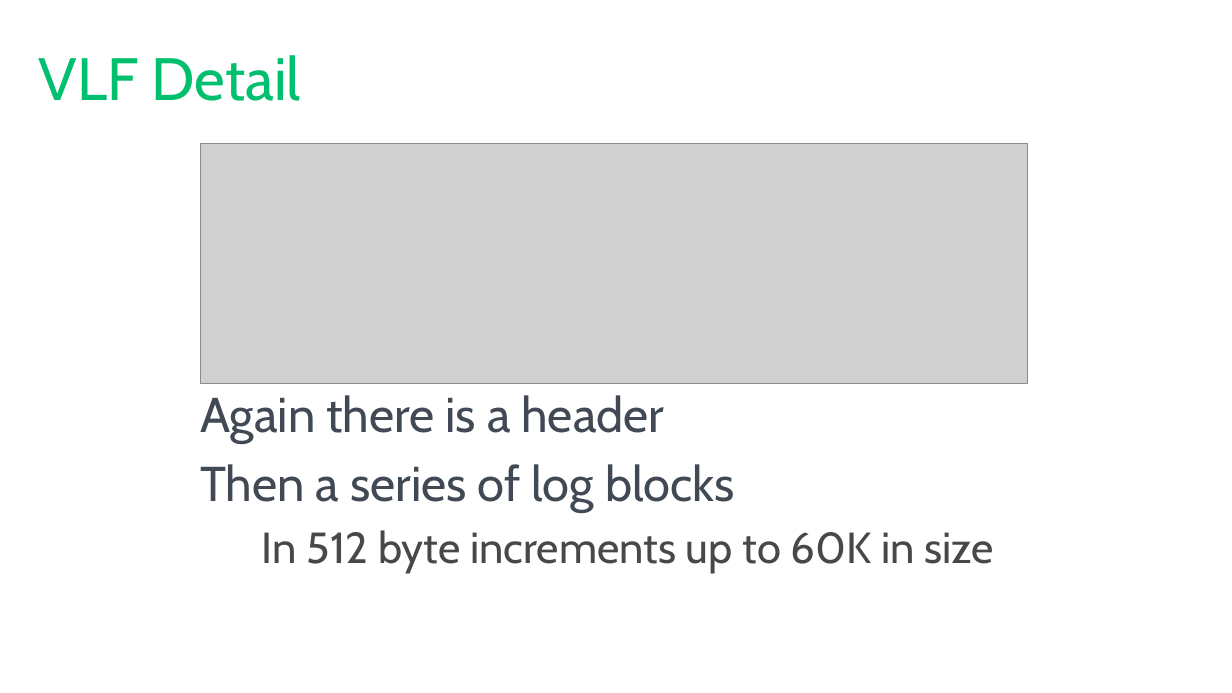
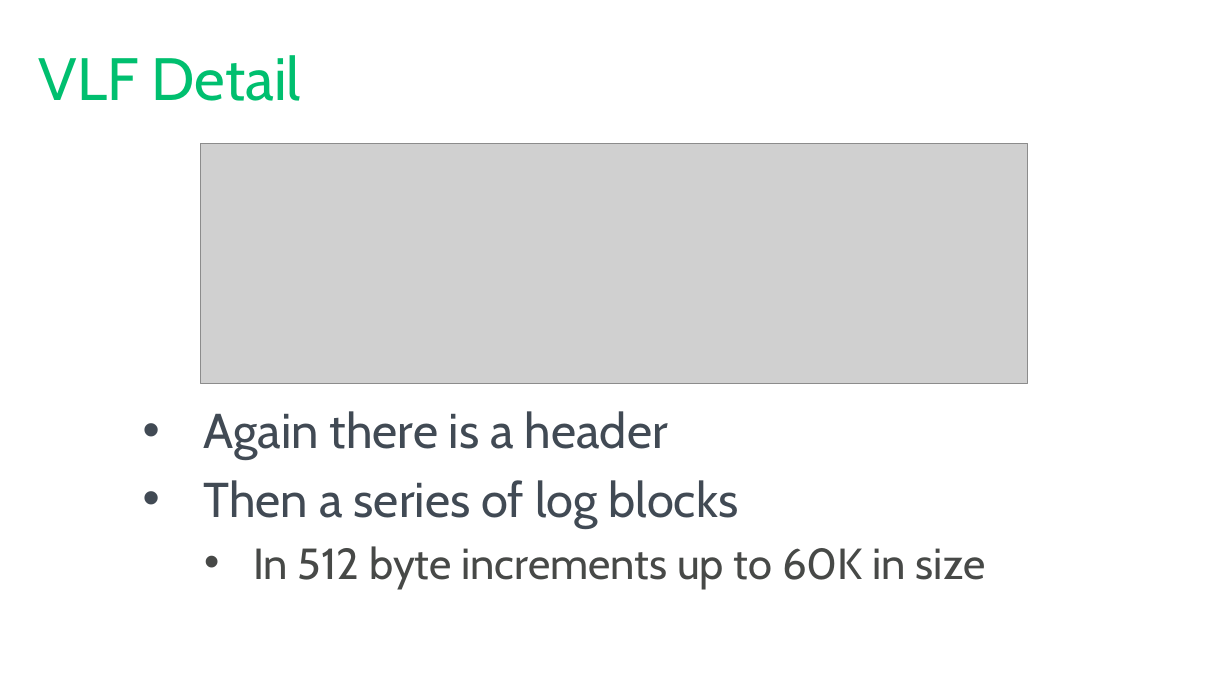
Before and after one commit to tf3604/LogFilePresentation, a slide deck: slide 18 of TransactionLog.pptx. Drawn at 1232x693 pixels with LibreOffice and Linux fonts; fonts in the diff are those of the drawing; grey boxes stand for pictures; background and template pictures are left out. Boxes give left, top, right and bottom in pixels: in the first picture for what was removed or moved away, otherwise in the second. Text is boxed around its words. In the diff, an @@ line names an element or a change of style, - is before the commit and + after.

```diff
--- a/TransactionLog.pptx
+++ b/TransactionLog.pptx
@@ text "Again there is a header": place and size @@
-text "Again there is a header" at (200,395,995,573)
+text "Again there is a header" at (204,411,986,589)
@@ text "Again there is a header" at (204,411,986,589): bullet none to • @@
```
Also in this commit, not shown: 41 other slides changed.
